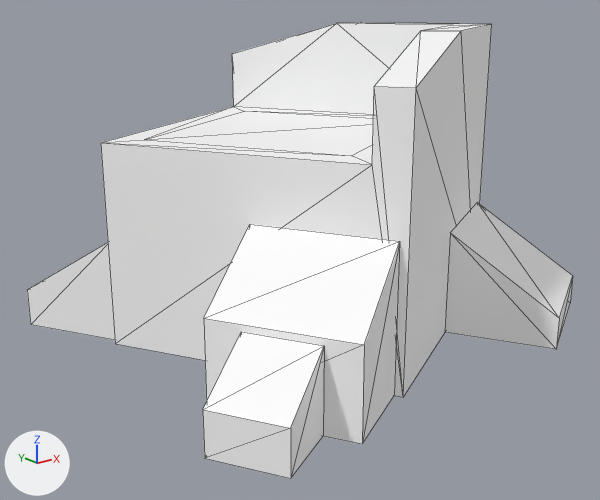
One commit to the glTF model assets/synty/simple_fantasy/models/SF_Env_Swamp_TreeStump_01.glb: the scene before it, then after it.
Camera for both pictures: a 50 mm lens placed at (-0.0245, -0.0301, 0.0154), pointed at (-0.0009, -0.0006, 0.0036). The lights are fixed; the arrows at lower left show +X, +Y and +Z. Mesh edges are drawn as thin lines.

In view in the first picture: 'SF_Env_Swamp_TreeStump_01'.
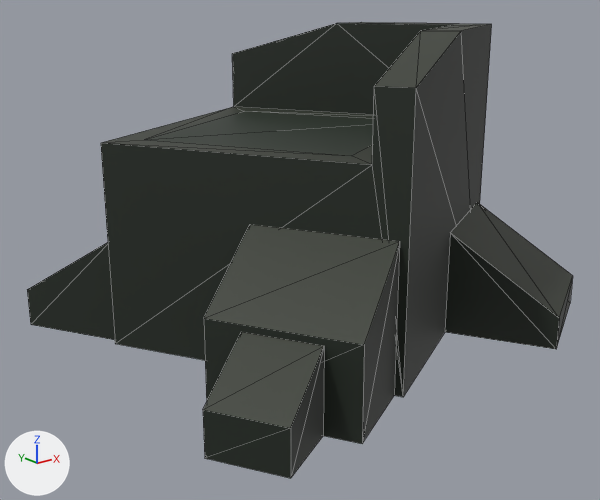
Patch to the scene script:
```diff
--- a/assets/synty/simple_fantasy/models/SF_Env_Swamp_TreeStump_01.glb.py
+++ b/assets/synty/simple_fantasy/models/SF_Env_Swamp_TreeStump_01.glb.py
@@ img_undead_footman_01 @@
+img_undead_footman_01 = load_image('Undead_Footman_01', '_unpacked/Undead_Footman_01', 512, 512, 'sRGB')
@@ mat_lambert1 @@
 mat_lambert1 = principled_material('lambert1')
-mat_lambert1.base_color = (1.0, 1.0, 1.0)  # white #ffffff
+mat_lambert1.texture = img_undead_footman_01
 mat_lambert1.roughness = 0.553
```

Where the change shows, as pixel boxes (x1, y1, x2, y2) in the pictures (600 x 500 px):
'SF_Env_Swamp_TreeStump_01', surface changed (white to black)
    both: (27, 22, 573, 478)
